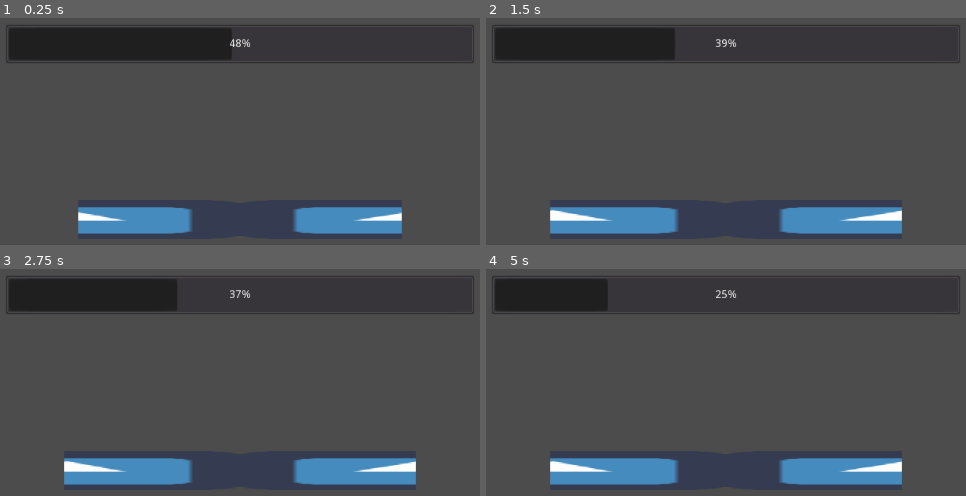
Above: before the commit, frames 1-4 (two rows, left to right).
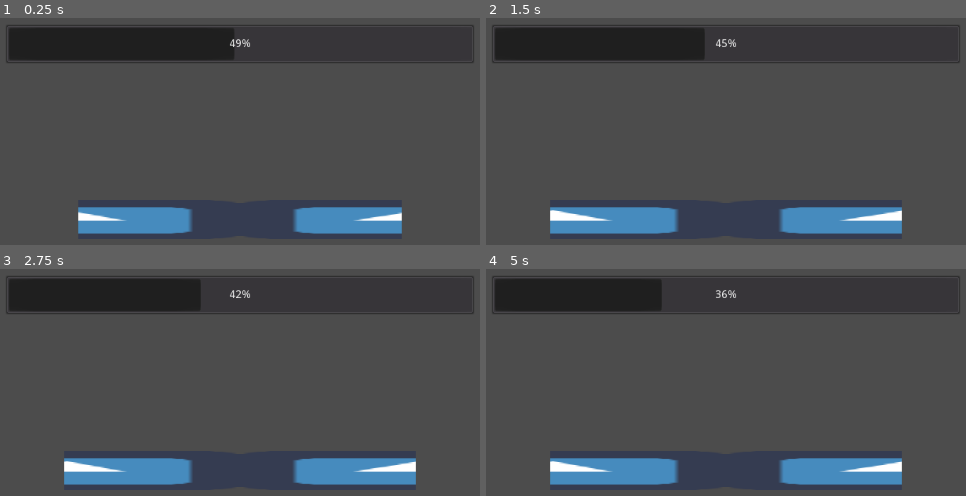
Above: after the commit, the same moments.

Repository: chris-janidlo/mini-jam-114
Game: Godot game, scene res://levels/Main.tscn
The game is run twice, just before and just after one commit, with the same random seed, the same clock (stepped at 60 frames per second) and the same inputs. The project has no main scene, so this scene is started directly. The engine's default icon, where the game draws it, is replaced by a stand-in: a white triangle on a blue panel in a dark square.
Inputs:
- Up to frame 1 (0.25 s): no input
- Up to frame 2 (1.5 s): tap Enter at 1.25 s
- Up to frame 3 (2.75 s): tap Space at 2 s
- Up to frame 4 (5 s): tap Enter at 2.75 s

The runs differ from the first frame. In frame 1, less than 0.1% of the frame differs, in the area x 48-51%, y 6-17%; in frame 2, 0.8%; in frame 3, 0.6%; in frame 4, 1.5%, in the area x 25-50%, y 4-19%.

Commit message:
Update meter-to-power relationship to match GDD

Diff:
--- a/Beam Manager.tscn
+++ b/Beam Manager.tscn
@@ -5,54 +5,51 @@
 
 [sub_resource type="Resource" id=9]
 script = ExtResource( 2 )
-max_position = 0.0
-power = -50.0
+max_position = 5.0
+power = 1.5
 
 [sub_resource type="Resource" id=10]
 script = ExtResource( 2 )
-max_position = 20.0
-power = -20.0
+max_position = 15.0
+power = 0.5
 
-[sub_resource type="Resource" id=1]
-resource_local_to_scene = true
+[sub_resource type="Resource" id=11]
+script = ExtResource( 2 )
+max_position = 25.0
+power = 0.25
+
+[sub_resource type="Resource" id=12]
 script = ExtResource( 2 )
 max_position = 40.0
-power = -10.0
+power = -1.5
 
-[sub_resource type="Resource" id=2]
-resource_local_to_scene = true
-script = ExtResource( 2 )
-max_position = 50.0
-power = -5.0
-
-[sub_resource type="Resource" id=4]
+[sub_resource type="Resource" id=13]
 script = ExtResource( 2 )
 max_position = 60.0
-power = -2.0
+power = -3.0
 
-[sub_resource type="Resource" id=5]
+[sub_resource type="Resource" id=14]
 script = ExtResource( 2 )
-max_position = 70.0
-power = 0.0
+max_position = 75.0
+power = -1.5
 
-[sub_resource type="Resource" id=6]
+[sub_resource type="Resource" id=15]
 script = ExtResource( 2 )
 max_position = 85.0
-power = 1.0
+power = 0.25
 
-[sub_resource type="Resource" id=7]
+[sub_resource type="Resource" id=16]
 script = ExtResource( 2 )
 max_position = 95.0
-power = 3.0
+power = 0.5
 
-[sub_resource type="Resource" id=3]
-resource_local_to_scene = true
+[sub_resource type="Resource" id=17]
 script = ExtResource( 2 )
 max_position = 100.0
-power = 5.0
+power = 1.5
 
 [sub_resource type="Curve" id=8]
-_data = [ Vector2( 0, 0 ), 0.0, 2.70202, 0, 0, Vector2( 0.640187, 1 ), 0.0, 0.0, 0, 0, Vector2( 1, 0 ), -6.89751, 0.0, 0, 0 ]
+_data = [ Vector2( 0, 0 ), 0.0, 0.0794062, 0, 0, Vector2( 0.25, 1 ), 0.0, 0.0, 0, 0, Vector2( 0.5, 0.490909 ), 0.0, 0.0, 0, 0, Vector2( 0.747664, 1 ), 0.0, 0.0, 0, 0, Vector2( 1, 0 ), -0.0794062, 0.0, 0, 0 ]
 
 [node name="Beam Manager" type="Node2D"]
 script = ExtResource( 1 )
@@ -60,7 +57,7 @@
 meter_push_cut_speed = 30.0
 meter_decel = 120.0
 overexert_stun_time = 3.0
-power_by_meter_position = [ SubResource( 9 ), SubResource( 10 ), SubResource( 1 ), SubResource( 2 ), SubResource( 4 ), SubResource( 5 ), SubResource( 6 ), SubResource( 7 ), SubResource( 3 ) ]
+power_by_meter_position = [ SubResource( 9 ), SubResource( 10 ), SubResource( 11 ), SubResource( 12 ), SubResource( 13 ), SubResource( 14 ), SubResource( 15 ), SubResource( 16 ), SubResource( 17 ) ]
 fluctuation_amount_by_power = SubResource( 8 )
 max_fluctuation = 20.0
 input_action_prefix = "push_"
